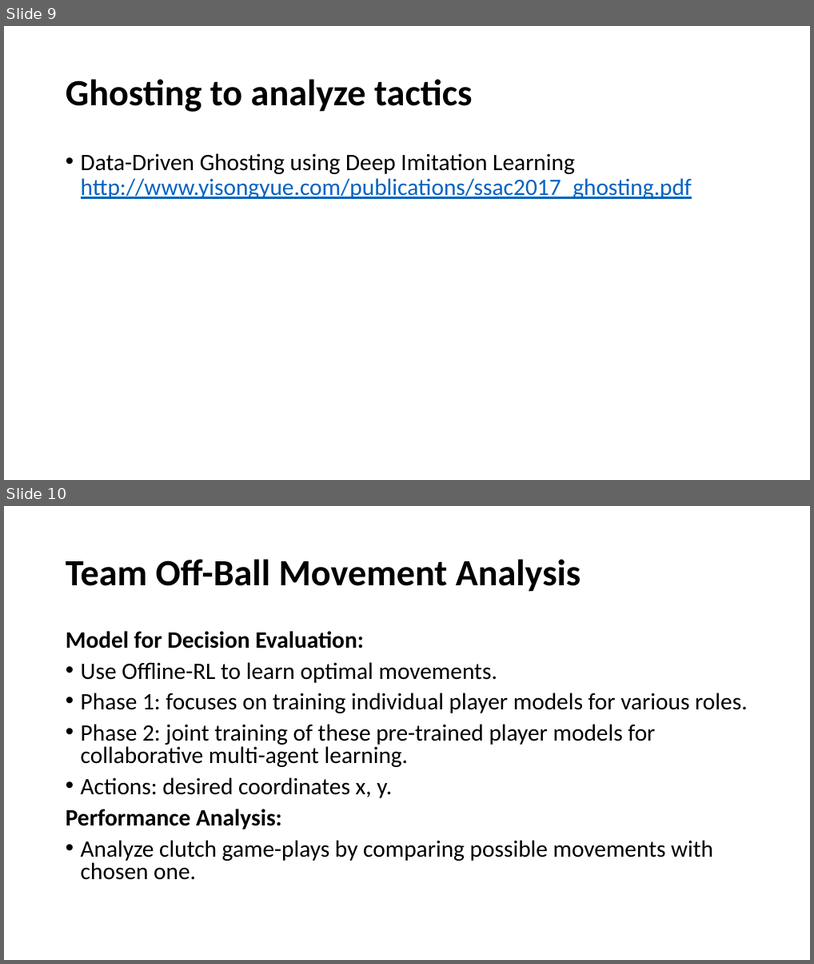
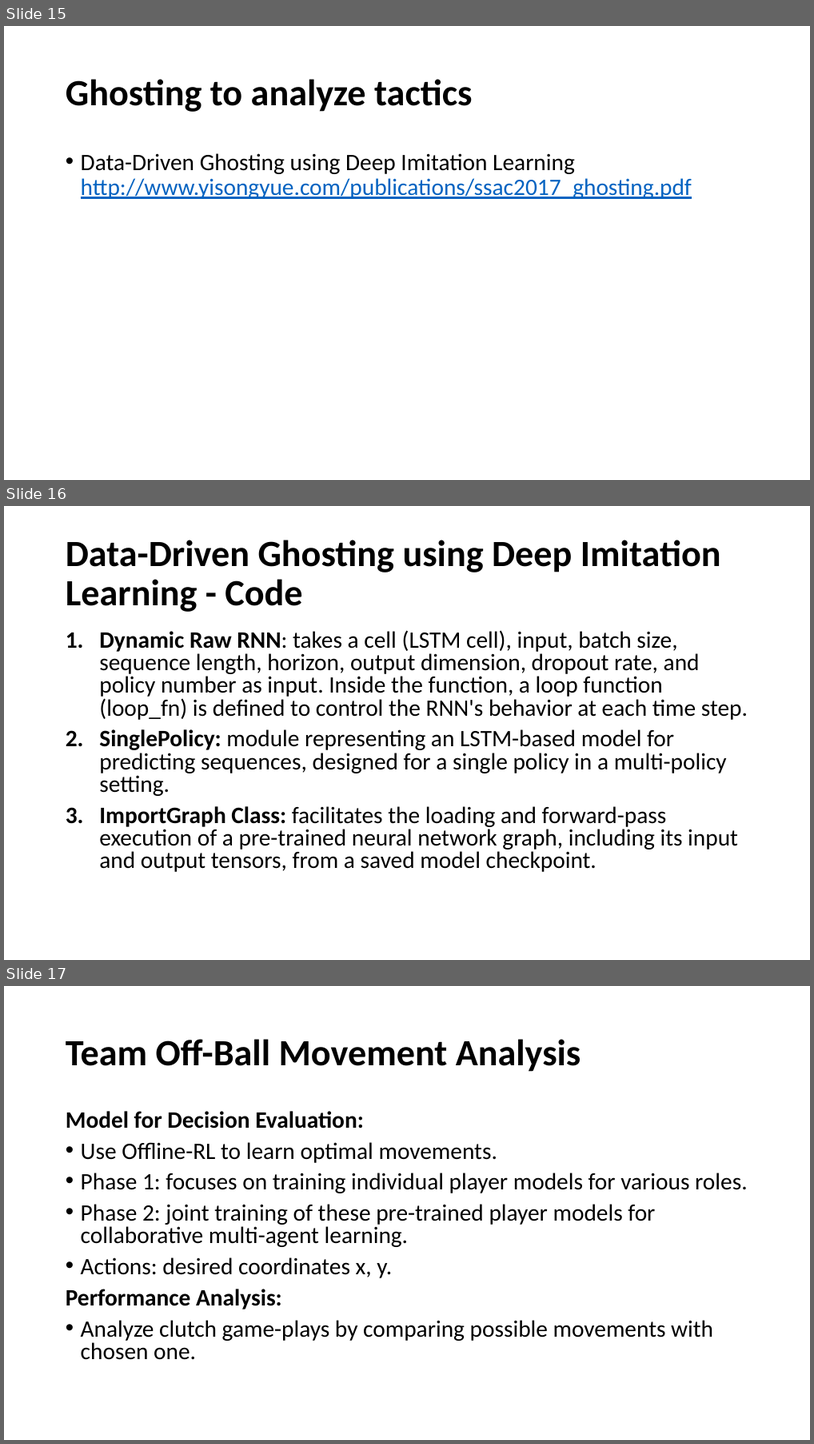
Before and after one commit to Ziolo1999/GNNsFootballEventSpotting, a slide deck: Articles/topic_ideas.pptx. Shown one above the other, each under a label of ours: slides 9 and 10 before the commit, slides 15, 16 and 17 after it. The pictures are 814x964 and 814x1444 pixels, drawn with LibreOffice and Linux fonts; fonts in the diff are those of the drawing. Boxes give left, top, right and bottom in pixels: in the first picture for what was removed or moved away, otherwise in the second. Text is boxed around its words. In the diff, an @@ line names an element or a change of style, - is before the commit and + after.

```diff
--- a/Articles/topic_ideas.pptx
+++ b/Articles/topic_ideas.pptx
@@ slide 16 added at (4, 506, 810, 960), background #FFFFFF @@
@@ title added at (66, 540, 722, 612), 44 pt, text #000000, bold @@
+Data-Driven Ghosting using Deep Imitation Learning - Code
@@ text added at (99, 630, 748, 872), 28 pt, text #000000 @@
+1. Dynamic Raw RNN: takes a cell (LSTM cell), input, batch size, sequence length, horizon, output dimension, dropout rate, and policy number as input. Inside the function, a loop function (loop_fn) is defined to control the RNN's behavior at each time step.
+2. SinglePolicy: module representing an LSTM-based model for predicting sequences, designed for a single policy in a multi-policy setting.
+3. ImportGraph Class: facilitates the loading and forward-pass execution of a pre-trained neural network graph, including its input and output tensors, from a saved model checkpoint.
@@ what was slide 9 is now slide 15 @@
@@ what was slide 10 is now slide 17 @@
```
Also in this commit, not shown: 2 slides changed, 6 other slides added.
